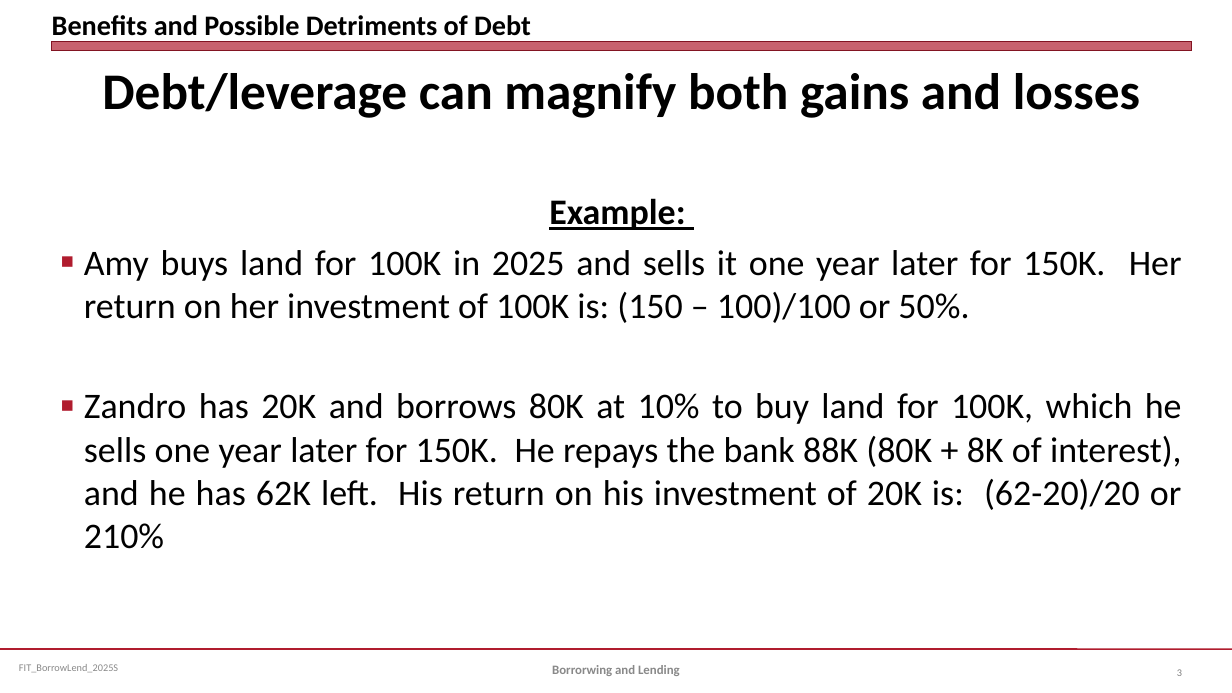
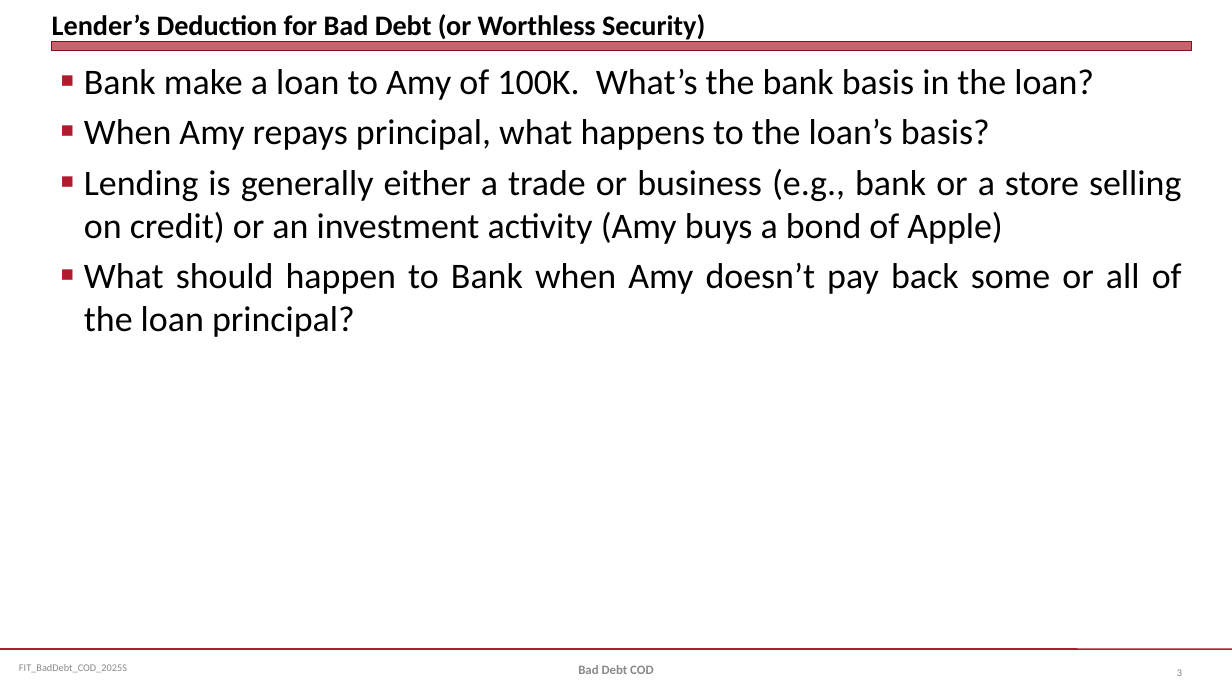
Before and after one commit to jmc877/Fed-Income-Tax, a slide deck: slide 3 of slides/FIT_BadDebt_COD_2025S.pptx. Drawn at 1232x693 pixels with LibreOffice and Linux fonts; fonts in the diff are those of the drawing. Boxes give left, top, right and bottom in pixels: in the first picture for what was removed or moved away, otherwise in the second. Text is boxed around its words. In the diff, an @@ line names an element or a change of style, - is before the commit and + after.

```diff
--- a/slides/FIT_BadDebt_COD_2025S.pptx
+++ b/slides/FIT_BadDebt_COD_2025S.pptx
@@ title at (x1=52, y1=14, x2=705, y2=42): text changed @@
-Benefits and Possible Detriments of Debt
+Lender’s Deduction for Bad Debt (or Worthless Security)
@@ text at (x1=84, y1=69, x2=1182, y2=337): text changed @@
-Debt/leverage can magnify both gains and losses
-Example:
-■ Amy buys land for 100K in 2025 and sells it one year later for 150K. Her return on her investment of 100K is: (150 – 100)/100 or 50%.
-■ Zandro has 20K and borrows 80K at 10% to buy land for 100K, which he sells one year later for 150K. He repays the bank 88K (80K + 8K of interest), and he has 62K left. His return on his investment of 20K is: (62-20)/20 or 210%
+■ Bank make a loan to Amy of 100K. What’s the bank basis in the loan?
+■ When Amy repays principal, what happens to the loan’s basis?
+■ Lending is generally either a trade or business (e.g., bank or a store selling on credit) or an investment activity (Amy buys a bond of Apple)
+■ What should happen to Bank when Amy doesn’t pay back some or all of the loan principal?
@@ text at (x1=19, y1=664, x2=127, y2=673): text changed @@
-FIT_BorrowLend_2025S
+FIT_BadDebt_COD_2025S
@@ text at (x1=578, y1=665, x2=653, y2=674): text changed @@
-Borrorwing and Lending
+Bad Debt COD
```
Also in this commit, not shown: 4 other slides changed, 8 slides added, 20 slides removed, 1 other file.
